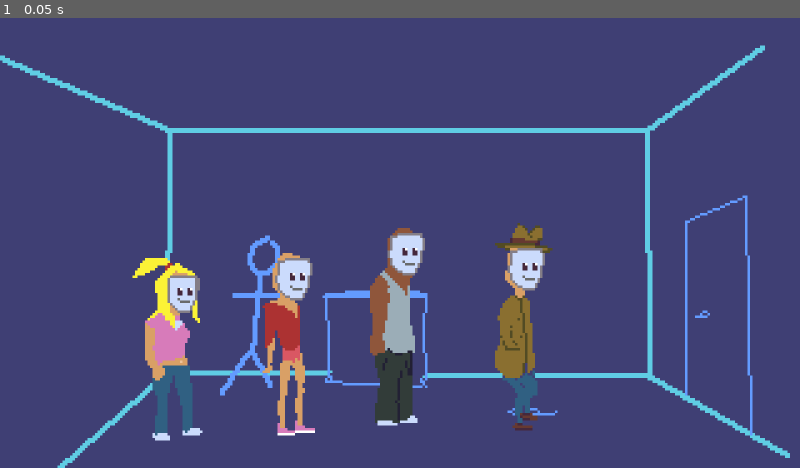
Above: before the commit, frame 1.
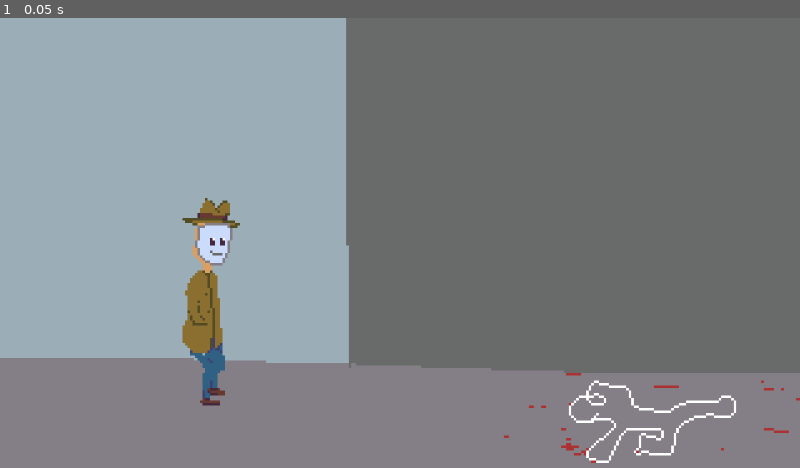
Above: after the commit, the same moment.

Repository: TerjeBallestad/pespi-mask
Game: Godot game, scene res://scenes/outside.tscn
Same seed, same stepped clock (60 frames per second), same inputs: the game is played once before the commit and once after it. Before the commit the project starts from res://scenes/world.tscn.
Inputs:
- Up to frame 1 (0.05 s): no input

The runs differ from the first frame. In frame 1, 100% of the frame differs, in the area x 0-100%, y 0-100%.

Commit message:
outside is main scene

Diff:
--- a/project.godot
+++ b/project.godot
@@ -15,7 +15,7 @@
 [application]
 
 config/name="Pespi Mask"
-run/main_scene="uid://b3get38rrj6lt"
+run/main_scene="uid://bfu7p1eqyx8p1"
 config/features=PackedStringArray("4.6", "GL Compatibility")
 config/icon="res://icon.svg"
 
--- a/scenes/outside.tscn
+++ b/scenes/outside.tscn
@@ -20,7 +20,7 @@
 
 [node name="Polygon2D" parent="." unique_id=818109327 instance=ExtResource("3_udpx5")]
 position = Vector2(-181, -20)
-polygon = PackedVector2Array(576, 178, 571, 141, -213, 138, -209, 176)
+polygon = PackedVector2Array(576, 178, 571, 141, 279, 145, -213, 138, -209, 176)
 
 [node name="ExitPoint" parent="." unique_id=1353387834 instance=ExtResource("4_7r1kg")]
 position = Vector2(-8, 94)
